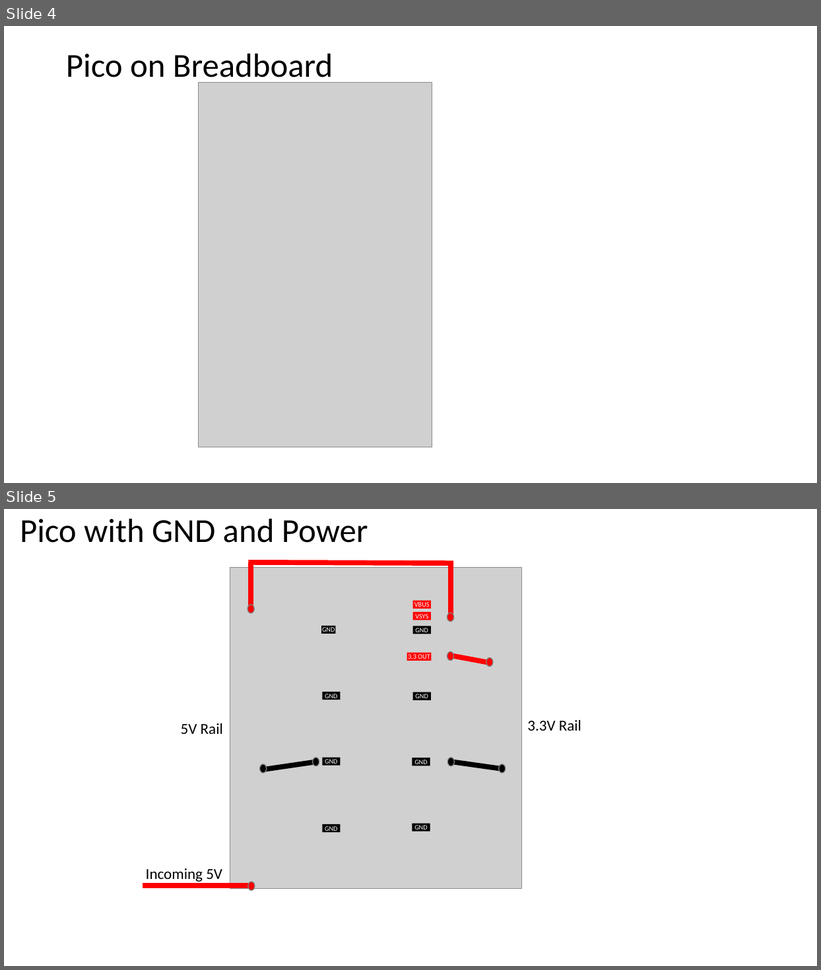
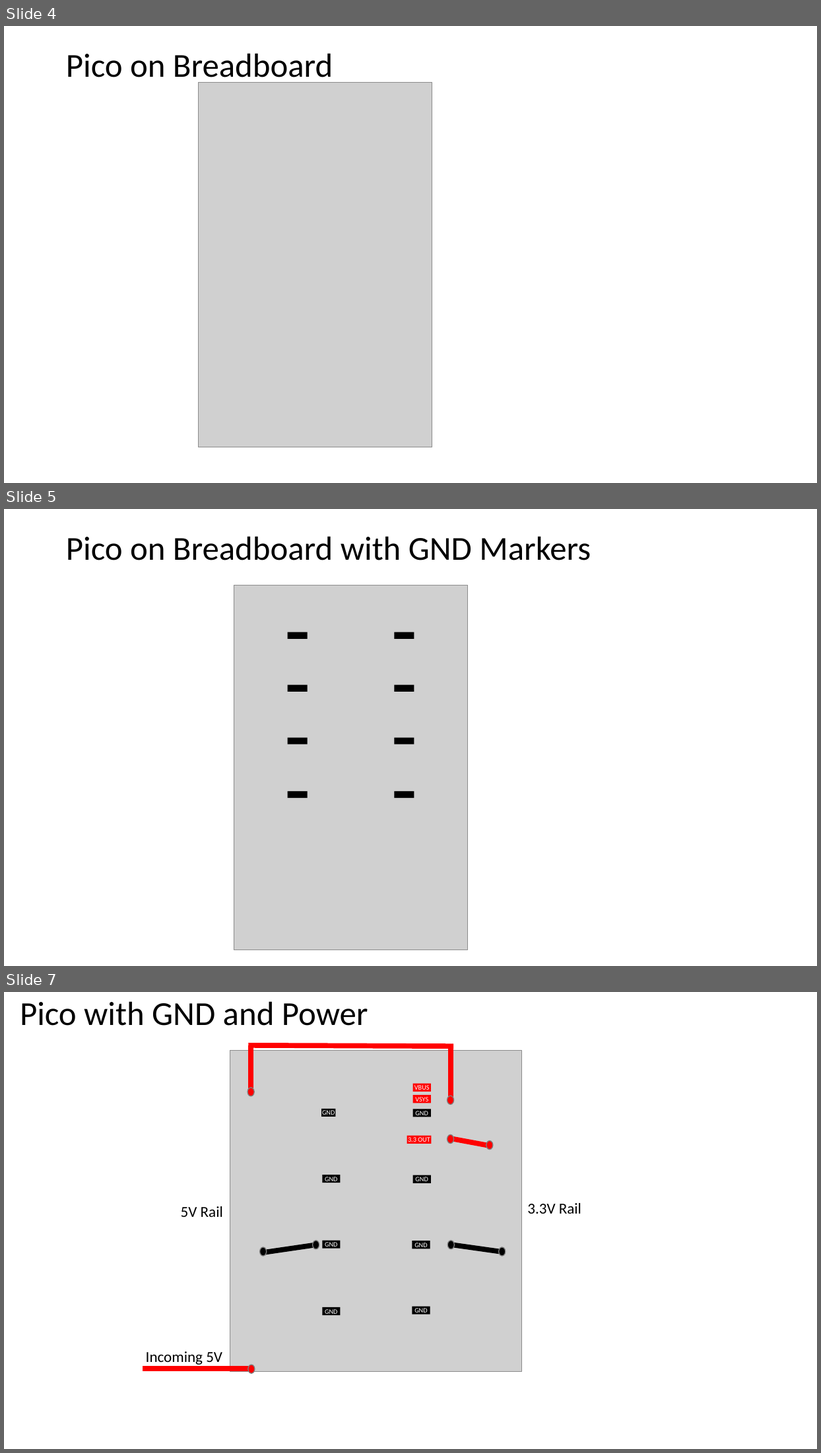
Before and after one commit to CoderDojoTC/micropython, a slide deck: presentations/Circuit-Diagrams.pptx. Shown one above the other, each under a label of ours: slides 4 and 5 before the commit, slides 4, 5 and 7 after it; the slides between them are not shown. The pictures are 821x970 and 821x1453 pixels, drawn with LibreOffice and Linux fonts; fonts in the diff are those of the drawing; grey boxes stand for pictures. Boxes give left, top, right and bottom in pixels: in the first picture for what was removed or moved away, otherwise in the second. Text is boxed around its words. In the diff, an @@ line names an element or a change of style, - is before the commit and + after.

```diff
--- a/presentations/Circuit-Diagrams.pptx
+++ b/presentations/Circuit-Diagrams.pptx
@@ slide 5 added at (x1=4, y1=509, x2=817, y2=966), background #FFFFFF @@
@@ title added at (x1=66, y1=536, x2=591, y2=560), 39.6 pt, text #000000 @@
+Pico on Breadboard with GND Markers
@@ picture added at (x1=234, y1=585, x2=468, y2=951) @@
@@ group added at (x1=288, y1=632, x2=308, y2=798): 4 rectangles @@
@@ group added at (x1=395, y1=632, x2=415, y2=798): 4 rectangles @@
@@ what was slide 5 is now slide 7 @@
```
Also in this commit, not shown: 1 other slide added, 2 other files.
